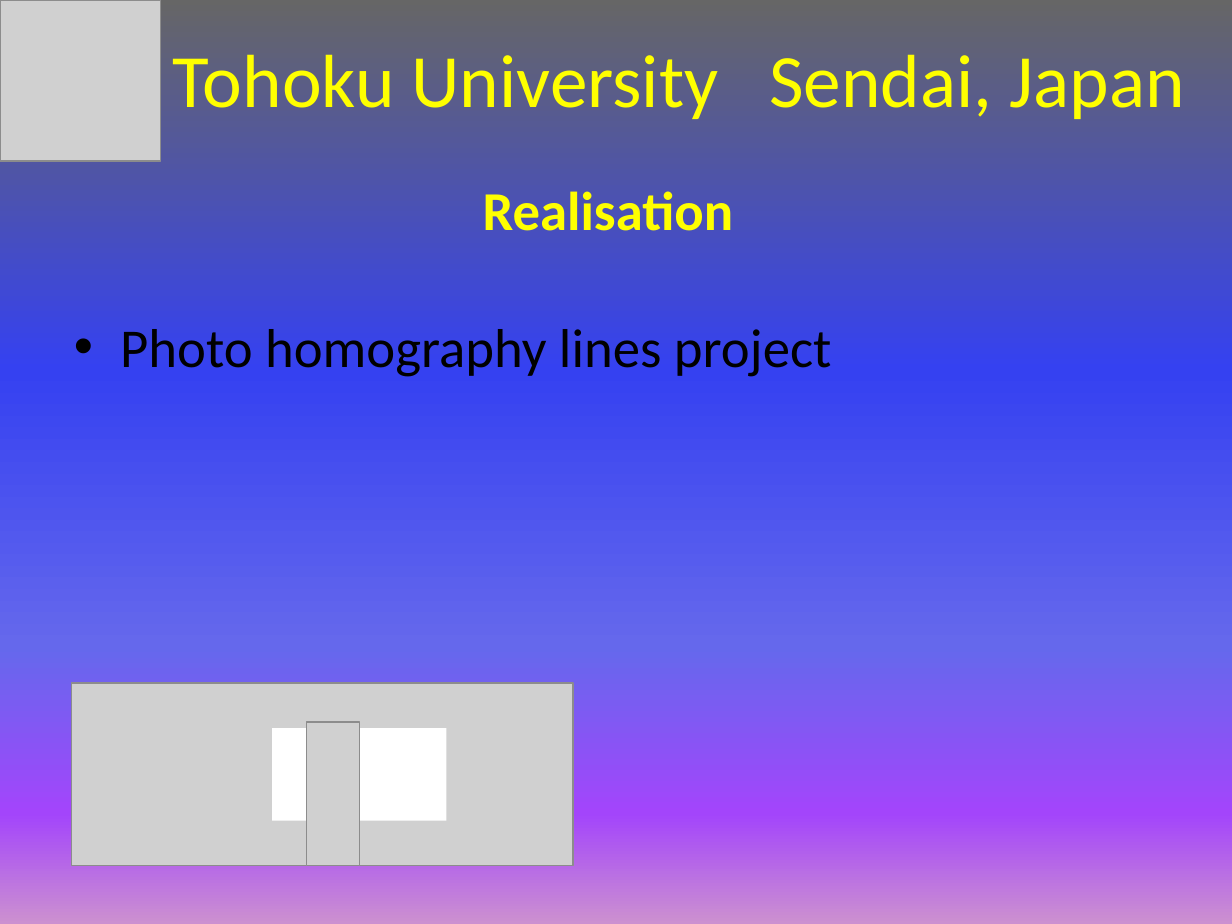
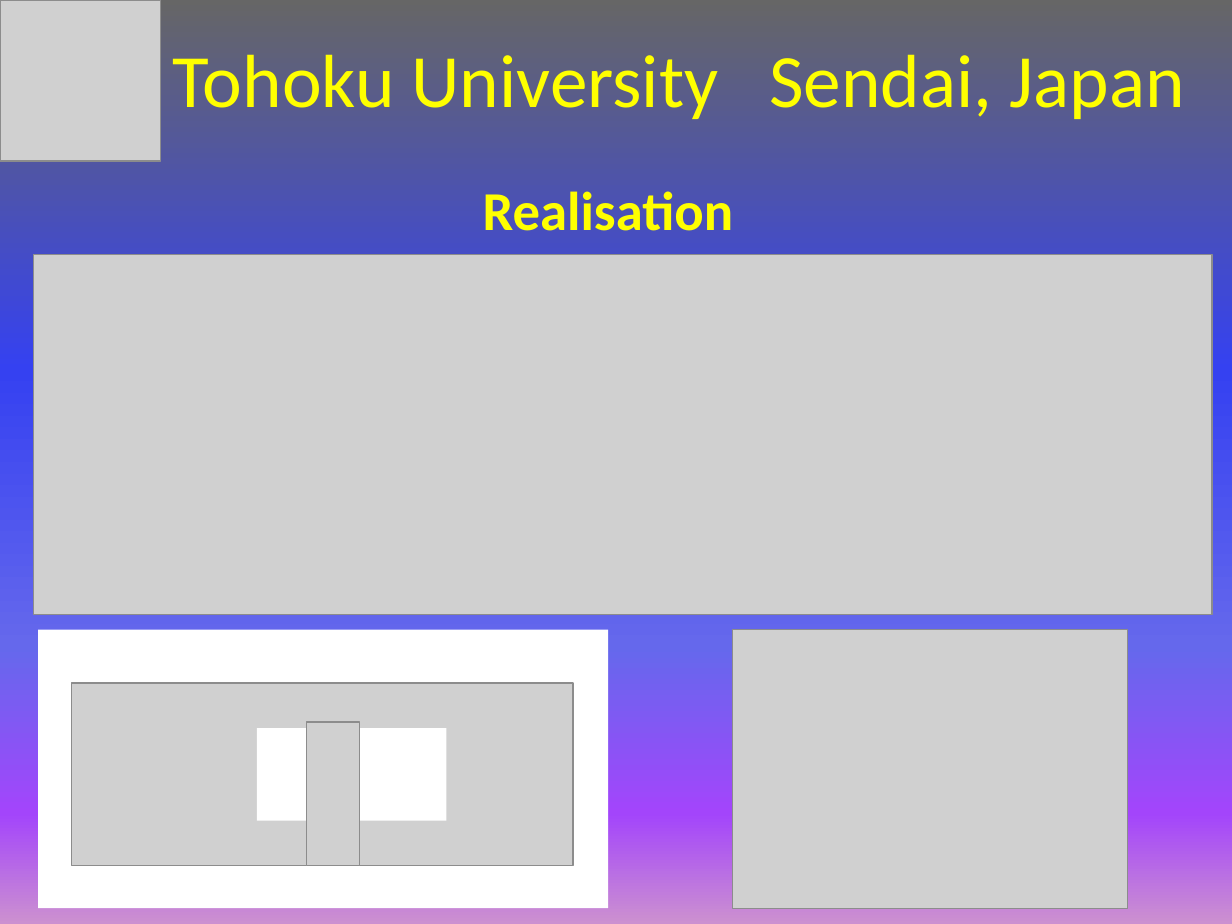
Before and after one commit to eyildiz-ugoe/tesp2018_projection, a slide deck: slide 6 of presentation/6_TOHOKU_ENG.pptx. Drawn at 1232x924 pixels with LibreOffice and Linux fonts; fonts in the diff are those of the drawing; grey boxes stand for pictures. Boxes give left, top, right and bottom in pixels: in the first picture for what was removed or moved away, otherwise in the second. Text is boxed around its words. In the diff, an @@ line names an element or a change of style, - is before the commit and + after.

```diff
--- a/presentation/6_TOHOKU_ENG.pptx
+++ b/presentation/6_TOHOKU_ENG.pptx
@@ picture added at [34, 255, 1212, 615] @@
@@ text removed at [120, 329, 832, 377] @@
-• Photo homography lines project
@@ rectangle added at [38, 630, 609, 908], fill #FFFFFF @@
@@ picture added at [732, 630, 1127, 908] @@
@@ rectangle: place and size @@
-rectangle at [272, 728, 447, 821]
+rectangle at [257, 728, 447, 821]
```
Also in this commit, not shown: 1 other slide changed.
